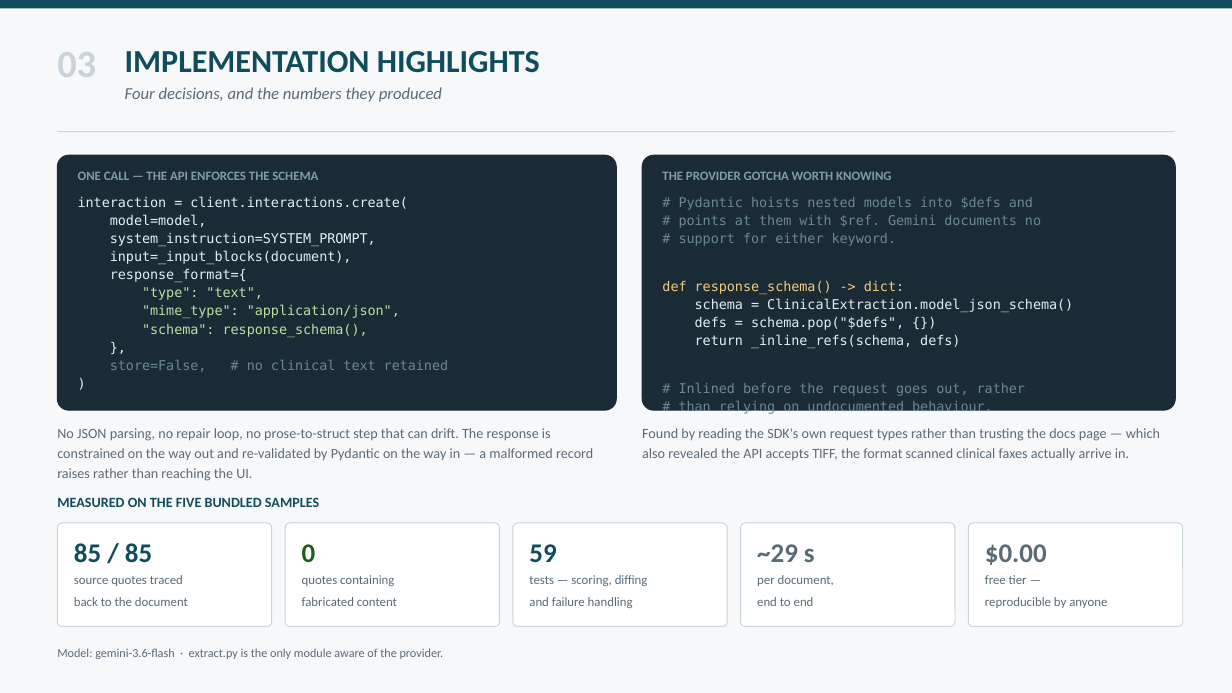
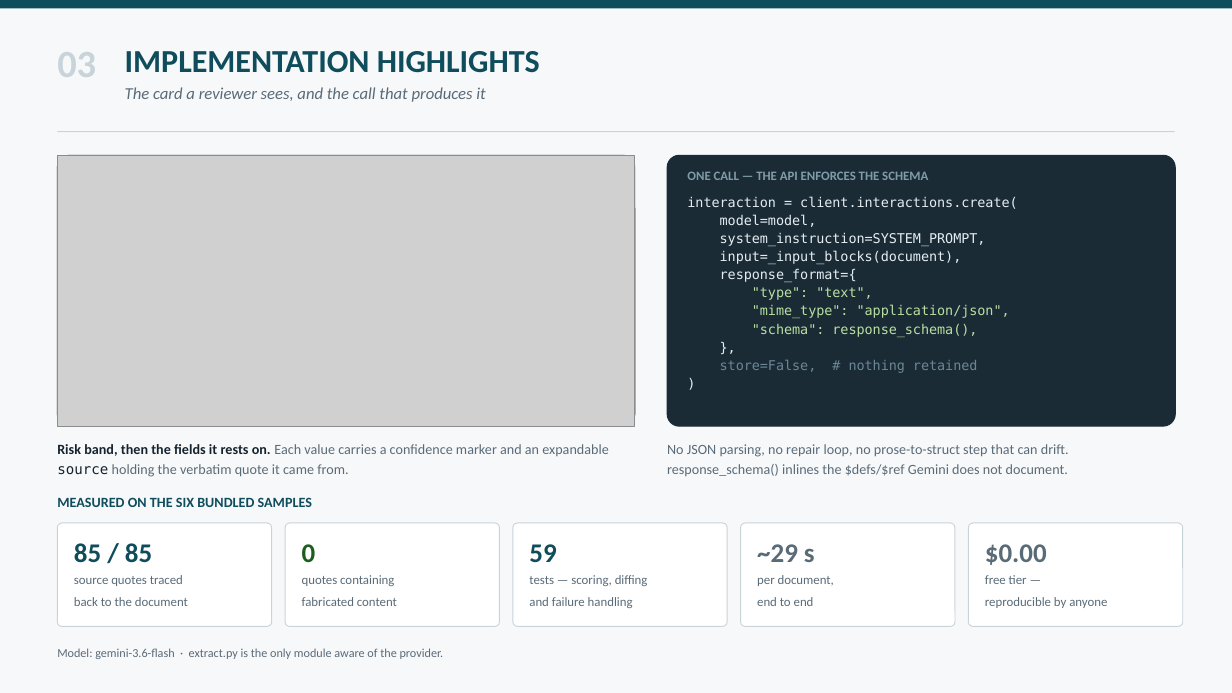
Before and after one commit to anushkavb4/clinical-document-intelligence-hub, a slide deck: slide 3 of Clinical_Document_Intelligence_Hub_deck.pptx. Drawn at 1232x693 pixels with LibreOffice and Linux fonts; fonts in the diff are those of the drawing; grey boxes stand for pictures. Boxes give left, top, right and bottom in pixels: in the first picture for what was removed or moved away, otherwise in the second. Text is boxed around its words. In the diff, an @@ line names an element or a change of style, - is before the commit and + after.

```diff
--- a/Clinical_Document_Intelligence_Hub_deck.pptx
+++ b/Clinical_Document_Intelligence_Hub_deck.pptx
@@ text at [125, 87, 485, 102]: text changed @@
-Four decisions, and the numbers they produced
+The card a reviewer sees, and the call that produces it
@@ rounded rectangle: place and size @@
-rounded rectangle at [57, 155, 616, 410]
+rounded rectangle at [57, 155, 635, 426]
@@ picture added at [57, 155, 635, 426] @@
@@ text removed at [662, 171, 891, 180] @@
-THE PROVIDER GOTCHA WORTH KNOWING
@@ rounded rectangle: place and size @@
-rounded rectangle at [642, 155, 1176, 410]
+rounded rectangle at [667, 155, 1176, 426]
@@ text "ONE CALL — THE API ...": place and size @@
-text "ONE CALL — THE API ..." at [78, 171, 318, 180]
+text "ONE CALL — THE API ..." at [687, 171, 928, 180]
@@ text removed at [662, 197, 1073, 415] @@
-# Pydantic hoists nested models into $defs and
-# points at them with $ref. Gemini documents no
-# support for either keyword.
-def response_schema() -> dict:
-schema = ClinicalExtraction.model_json_schema()
-defs = schema.pop("$defs", {})
-return _inline_refs(schema, defs)
-# Inlined before the request goes out, rather
-# than relying on undocumented behaviour.
@@ text "interaction = client.interactions.create(": place and size @@
-text "interaction = client.interactions.create(" at [78, 196, 449, 372]
+text "interaction = client.interactions.create(" at [687, 196, 1018, 373]
@@ text at [720, 360, 977, 373]: text changed @@
-store=False, # no clinical text retained
+store=False, # nothing retained
@@ text removed at [57, 428, 593, 481] @@
-No JSON parsing, no repair loop, no prose-to-struct step that can drift. The response is constrained on the way out and re-validated by Pydantic on the way in — a malformed record raises rather than reaching the UI.
@@ text added at [57, 444, 608, 477], 11 pt, text #5A6B78 @@
+Risk band, then the fields it rests on. Each value carries a confidence marker and an expandable source holding the verbatim quote it came from.
@@ text removed at [642, 428, 1160, 460] @@
-Found by reading the SDK's own request types rather than trusting the docs page — which also revealed the API accepts TIFF, the format scanned clinical faxes actually arrive in.
@@ text added at [667, 444, 1069, 476], 11 pt, text #5A6B78 @@
+No JSON parsing, no repair loop, no prose-to-struct step that can drift. response_schema() inlines the $defs/$ref Gemini does not document.
@@ text at [57, 497, 312, 507]: text changed @@
-MEASURED ON THE FIVE BUNDLED SAMPLES
+MEASURED ON THE SIX BUNDLED SAMPLES
```
Also in this commit, not shown: 2 other files.
